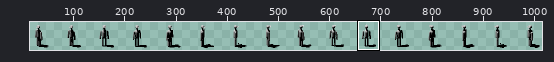
Sprite sheet -- assets/man.png. Above: a wide view before the commit, with the close-up outlined.
Close-up. Earlier state:
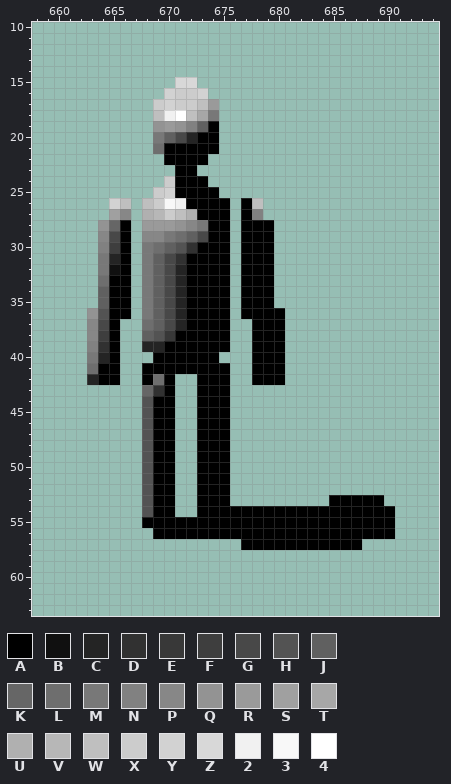
The file is 1024x64 pixels. Colours within 5 levels of each other are drawn and written as one. Shown: x 658..694, y 10..63. The wide view leaves out empty margins. The commit also changed other parts of the picture, which this record leaves out.
Palette (. is transparent): A #000000  B #101010  C #242424  D #313131  E #383838  F #3e3e3e  G #484848  H #535353  J #606060  K #666666  L #6e6e6e  M #787878  N #818181  P #878787  Q #939393  R #9a9a9a  S #a0a0a0  T #a7a7a7  U #b0b0b0  V #b7b7b7  W #bfbfbf  X #cccccc  Y #d2d2d2  Z #d8d8d8  2 #f1f1f1  3 #f8f8f8  4 #ffffff
Pixels before, first column x 663:
15 ........ZZ..................
16 .......YXXY.................
17 ......XYXXWR................
18 ......W24WTM................
19 ......QRQNJA................
20 ......MJGCAA................
21 ......LAAAAA................
22 .......AAAA.................
23 ........AA..................
24 .......XAAA.................
25 ......XYAAAA................
26 ..YW.WX32AAAA.AW............
27 ..SP.UVXWUAAA.AN............
28 .QKA.RRRQPMAA.AAA...........
29 .PGA.PPMLJGAA.AAA...........
30 .NFA.MLJHDAAA.AAA...........
31 .MCA.MJGDAAAA.AAA...........
32 .MBA.MJGCAAAA.AAA...........
33 .LAA.MJGCAAAA.AAA...........
34 .JAA.MJGCAAAA.AAA...........
35 .JAA.MJGCAAAA.AAA...........
36 QHAA.MJGCAAAA.AAAA..........
37 PGA..LJGCAAAA..AAA..........
38 PFA..JHEAAAAA..AAA..........
39 NDA..CCAAAAAA..AAA..........
40 MCA...AAAAAA...AAA..........
41 LAA..AAAAAAAA..AAA..........
42 CAA..ALA..AAA..AAA..........
43 .....KDA..AAA...............
44 .....HAA..AAA...............
45 .....HAA..AAA...............
46 .....HAA..AAA...............
47 .....HAA..AAA...............
48 .....HAA..AAA...............
49 .....HAA..AAA...............
50 .....HAA..AAA...............
51 .....HAA..AAA...............
52 .....HAA..AAA...............
53 .....HAA..AAA.........AAAAA.
54 .....HAA..AAAAAAAAAAAAAAAAAA
55 .....AAAAAAAAAAAAAAAAAAAAAAA
56 ......AAAAAAAAAAAAAAAAAAAAAA
57 ..............AAAAAAAAAAA...
Now the later version:
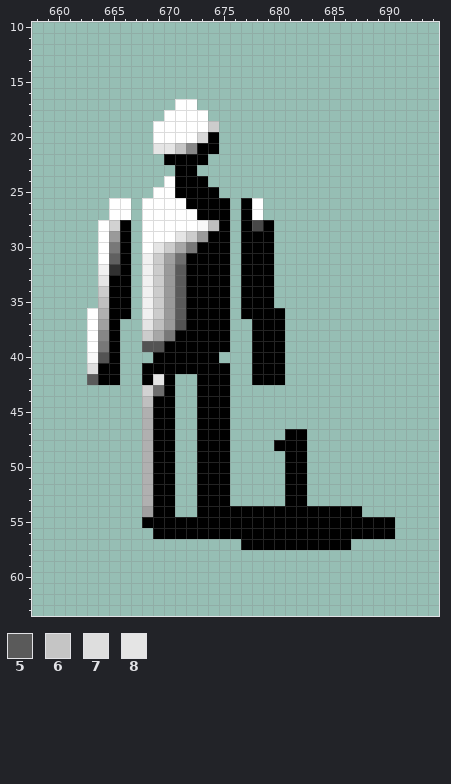
Colours new in this view: 5 #5a5a5a  6 #c5c5c5  7 #dedede  8 #e5e5e5
From old to new:
y 15: x 671..672 ZZ -> ..
y 16: x 670..673 YXXY -> ....
y 17: x 669..674 XYXXWR -> ..44..
y 18: x 669..670 W2 -> .4; x 672..674 WTM -> 44.
y 19: x 669..674 QRQNJA -> 44444X
y 20: x 669..673 MJGCA -> 4444Z
y 21: x 669..672 LAAA -> 886P
y 24: x 670 X -> 4
y 25: x 669..670 XY -> 44
y 26: x 665..666 YW -> 44; x 668..671 WX32 -> 4444; x 678 W -> 4
y 27: x 665..666 SP -> 44; x 668..672 UVXWU -> 44444; x 678 N -> 4
y 28: x 664..665 QK -> 4Y; x 668..674 RRRQPMA -> 444443W; x 678 A -> G
y 29: x 664..665 PG -> 4R; x 668..673 PPMLJG -> 4448XR
y 30: x 664..665 NF -> 4M; x 668..672 MLJHD -> 48XTM
y 31: x 664..665 MC -> 4J; x 668..671 MJGD -> 2XSL
y 32: x 664..665 MB -> 2D; x 668..671 MJGC -> 2XR5
y 33: x 664 L -> 8; x 668..671 MJGC -> 2XR5
y 34: x 664 J -> X; x 668..671 MJGC -> 2XR5
y 35: x 664 J -> W; x 668..671 MJGC -> 2XR5
y 36: x 663..664 QH -> 4U; x 668..671 MJGC -> 2XR5
y 37: x 663..664 PG -> 4S; x 668..671 LJGC -> 8WRH
y 38: x 663..664 PF -> 4P; x 668..670 JHE -> XTM
y 39: x 663..664 ND -> 4M; x 668..669 CC -> HH
y 40: x 663..664 MC -> 3H
y 41: x 663 L -> 7
y 42: x 663 C -> 5; x 669 L -> 8
y 43: x 668..669 KD -> YL
y 44: x 668 H -> W
y 45..46: x 668 H -> U
y 47: x 668 H -> U; x 681..682 .. -> AA
y 48: x 668 H -> U; x 680..682 ... -> AAA
y 49..52: x 668 H -> U; x 681..682 .. -> AA
y 53: x 668 H -> U; x 681..682 .. -> AA; x 685..689 AAAAA -> .....
y 54: x 668 H -> S; x 688..690 AAA -> ...
y 57: x 687 A -> .
Pixel boxes of the changes (left, top, right, bottom) in both close-ups:
changed: (87, 77, 263, 517)
changed: (274, 429, 395, 550)
